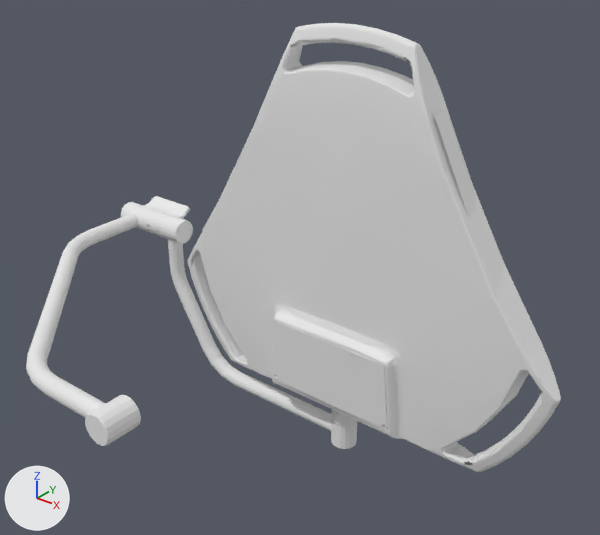
Renders of the Blender file Assets/Models/ArmLightMount/ArmLightMount.blend from each side of a commit.
The view is the same before and after, from a 50 mm lens placed at (0.77, -0.532, 0.672), pointed at (-0.007, 0.439, 0.071). Lighting does not change. The marker at lower left points along +X, +Y and +Z.

Names of what the first picture shows: 'ArmLightMount', 'ArmLightMount.001', 'ArmLightMount.002'.
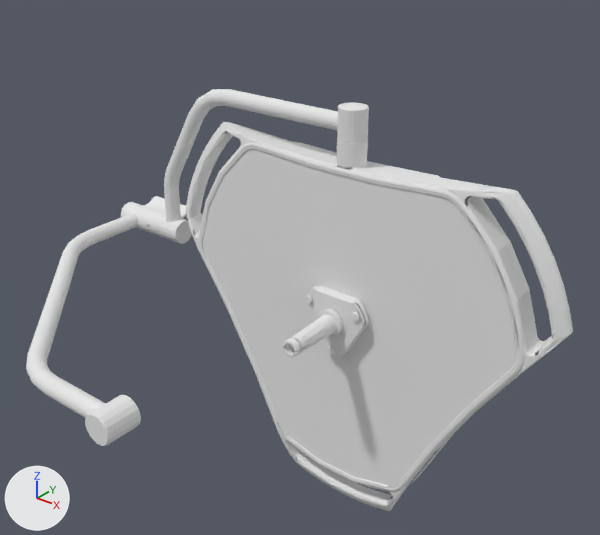
What differs and where, as boxes [x1, y1, x2, y2] in the pictures (600 x 535 px):
'ArmLightMount.002', turned, moved: before [187, 23, 561, 472]; after [186, 122, 573, 511]
'ArmLightMount.001', turned: before [158, 215, 357, 449]; after [158, 89, 369, 244]

The change, as a list of edits to the scene's bpy script:
```text
Change me_armlightmount_001:
    where me_armlightmount_001.from_pydata(...)  # 848 vertices, 1319 faces; spans x 0.0..0.485, y -0.328..0.024, z -0.025..0.024
    used by ob_armlightmount_001; parent = ob_armlightmount; location = (-0.435, 0.534, 0.0); rotation_euler = (1.571, 0.0, 0.0), in degrees (90, 0, 0)
    me_armlightmount_001 part 1: the whole mesh is turned -90 degrees about the x axis through the mesh origin
Change ob_armlightmount_001:
    ob_armlightmount_001.rotation_euler: (1.571, 0.0, 0.0) -> (0.0, 0.0, 0.0)  # degrees (90, 0, 0) -> degrees (0, 0, 0)
Change ob_armlightmount_002:
    ob_armlightmount_002.matrix_parent_inverse: Matrix(((1.0, 0.0, 0.0, 0.435), (0.0, 0.0, 1.0, 0.0), (0.0, -1.0, 0.0, 0.534), (0.0, 0.0, 0.0, 1.0))) -> Matrix(((1.0, 0.0, 0.0, 0.435), (0.0, 1.0, 0.0, -0.534), (0.0, 0.0, 1.0, 0.0), (0.0, 0.0, 0.0, 1.0)))
    ob_armlightmount_002.location: (0.025, 0.534, -0.274) -> (0.025, 0.534, 0.274)
    ob_armlightmount_002.rotation_euler: (1.571, 0.0, 0.0) -> (-1.571, 0.0, 0.0)  # degrees (90, 0, 0) -> degrees (-90, 0, 0)
```
